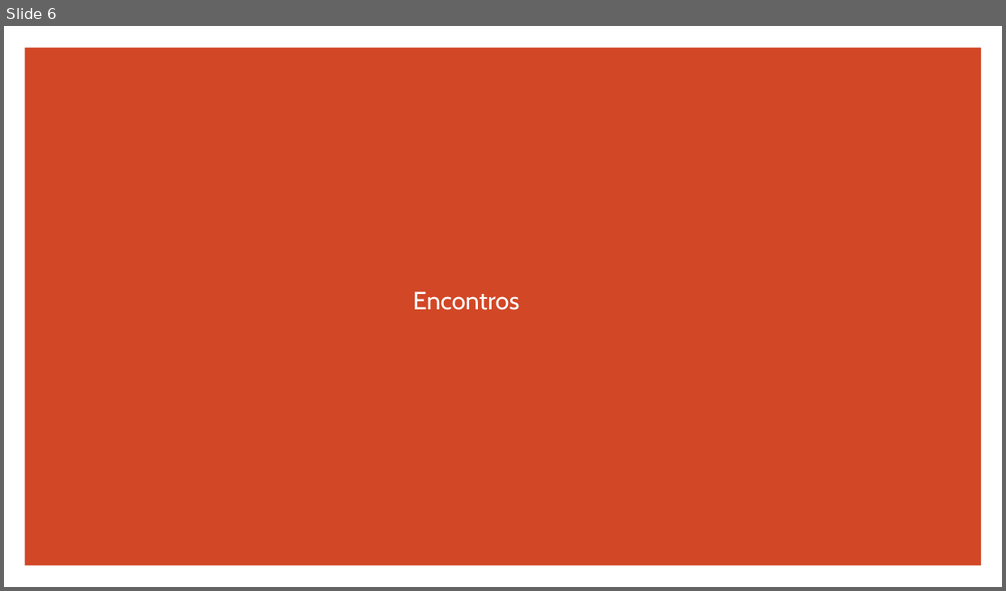
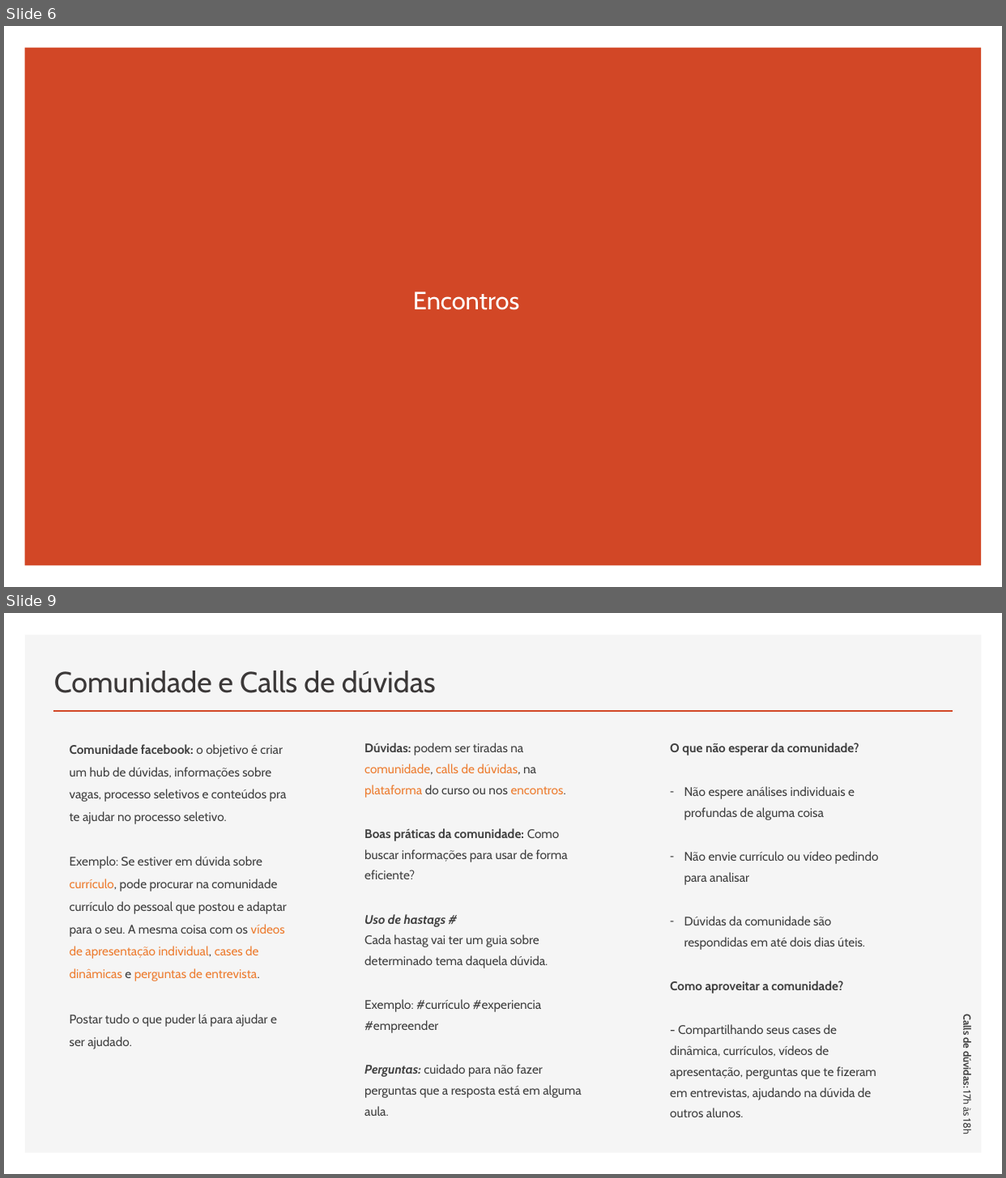
Before and after one commit to RaizaCirne/js-antes-do-react, a slide deck: Curso_Plano_da_Aprovacao/01_introducao.pptx. Shown one above the other, each under a label of ours: slide 6 before the commit, slides 6 and 9 after it; the slides between them are not shown. The pictures are 1006x591 and 1006x1178 pixels, drawn with LibreOffice and Linux fonts; fonts in the diff are those of the drawing. Boxes give left, top, right and bottom in pixels: in the first picture for what was removed or moved away, otherwise in the second. Text is boxed around its words. In the diff, an @@ line names an element or a change of style, - is before the commit and + after.

```diff
--- a/Curso_Plano_da_Aprovacao/01_introducao.pptx
+++ b/Curso_Plano_da_Aprovacao/01_introducao.pptx
@@ slide 9 added at (4,613,1002,1174), background #FFFFFF @@
@@ rectangle added at (25,635,982,1153), fill #F5F5F5 @@
@@ title added at (54,671,436,693), 28 pt, text #3B3838 @@
+Comunidade e Calls de dúvidas
@@ line added from (53, 711) to (953, 711), #D24726 2 pt @@
@@ text added at (70,744,287,1027), 12 pt, text #404040 @@
+Comunidade facebook: o objetivo é criar um hub de dúvidas, informações sobre vagas, processo seletivos e conteúdos pra te ajudar no processo seletivo.
+Exemplo: Se estiver em dúvida sobre currículo, pode procurar na comunidade currículo do pessoal que postou e adaptar para o seu. A mesma coisa com os vídeos de apresentação individual, cases de dinâmicas e perguntas de entrevista.
+Postar tudo o que puder lá para ajudar e ser ajudado.
@@ text added at (364,743,582,1116), 12 pt, text #404040 @@
+Dúvidas: podem ser tiradas na comunidade, calls de dúvidas, na plataforma do curso ou nos encontros.
+Boas práticas da comunidade: Como buscar informações para usar de forma eficiente?
+Uso de hastags #
+Cada hastag vai ter um guia sobre determinado tema daquela dúvida.
+Exemplo: #currículo #experiencia #empreender
+Perguntas: cuidado para não fazer perguntas que a resposta está em alguma aula.
@@ text added at (670,743,879,1118), 12 pt, text #404040 @@
+O que não esperar da comunidade?
+– Não espere análises individuais e profundas de alguma coisa
+– Não envie currículo ou vídeo pedindo para analisar
+– Dúvidas da comunidade são respondidas em até dois dias úteis.
+Como aproveitar a comunidade?
+- Compartilhando seus cases de dinâmica, currículos, vídeos de apresentação, perguntas que te fizeram em entrevistas, ajudando na dúvida de outros alunos.
@@ text added at (961,1016,974,1135), 10 pt, text #404040, bold @@
+Calls de dúvidas: 17h às 18h
```
Also in this commit, not shown: 4 other slides added.
